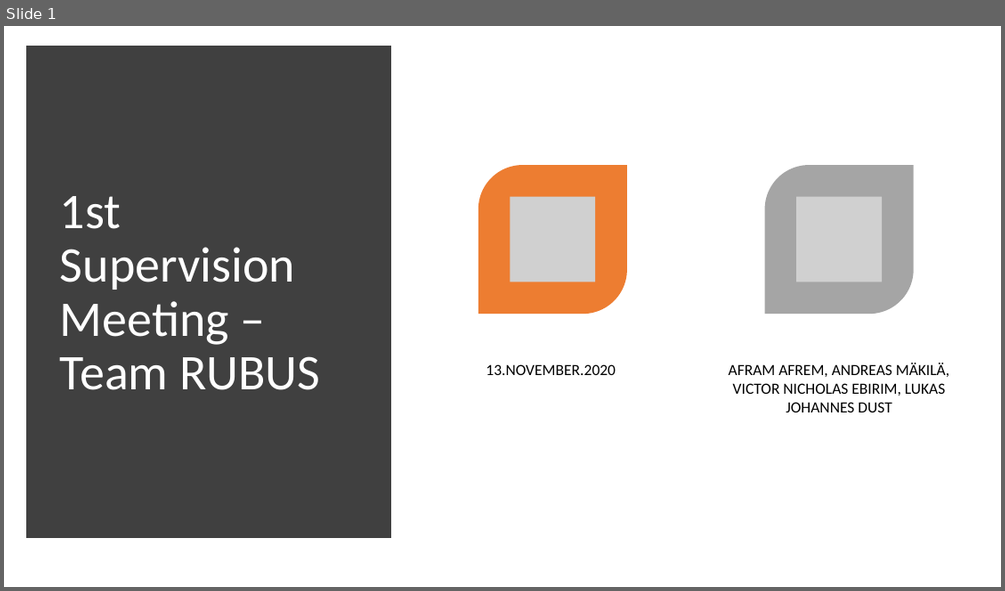
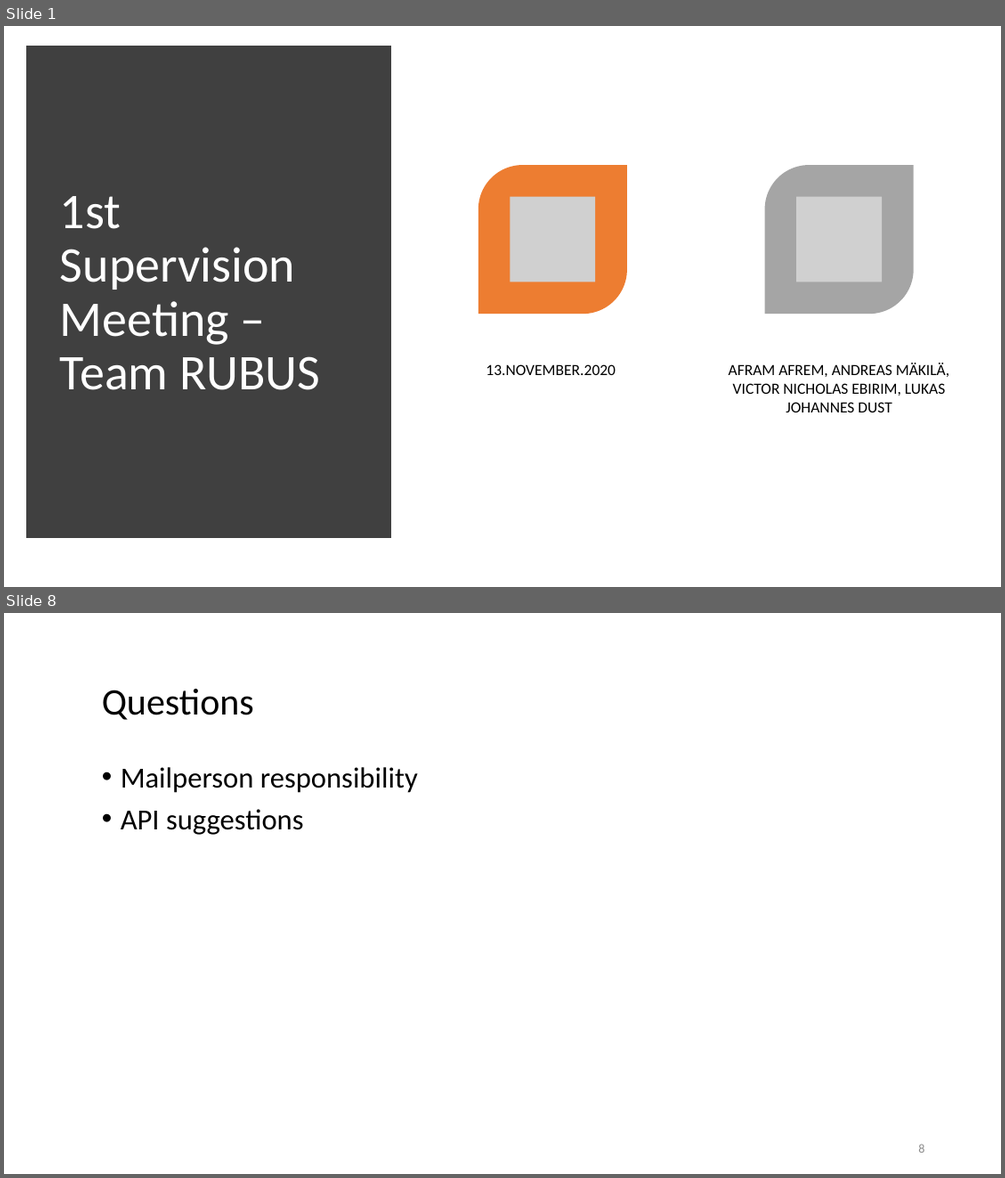
Before and after one commit to AymenNouidha/Rosa, a slide deck: 04_Presentations/01_Supervision_Meetings/01_Supervision_Meeting.pptx. Shown one above the other, each under a label of ours: slide 1 before the commit, slides 1 and 8 after it; the slides between them are not shown. The pictures are 1005x591 and 1005x1178 pixels, drawn with LibreOffice and Linux fonts; fonts in the diff are those of the drawing; grey boxes stand for pictures; background and template pictures are left out. Boxes give left, top, right and bottom in pixels: in the first picture for what was removed or moved away, otherwise in the second. Text is boxed around its words. In the diff, an @@ line names an element or a change of style, - is before the commit and + after.

```diff
--- a/04_Presentations/01_Supervision_Meetings/01_Supervision_Meeting.pptx
+++ b/04_Presentations/01_Supervision_Meetings/01_Supervision_Meeting.pptx
@@ slide 8 added at box(4, 613, 1001, 1174), background #FFFFFF @@
@@ title added at box(102, 689, 254, 720), 36 pt, text #000000 @@
+Questions
@@ text added at box(121, 767, 418, 835), 28 pt, text #000000 @@
+• Mailperson responsibility
+• API suggestions
@@ page number added at box(918, 1143, 924, 1152), 12 pt, text #8C8C8C @@
+8
```
Also in this commit, not shown: 1 slide changed, 5 other slides added, 1 slide removed, 9 other files.
